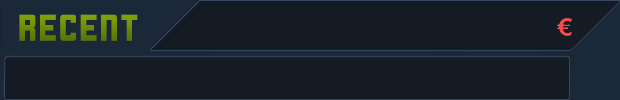
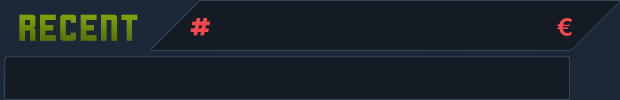
The second 620x100 image is a revision of the first. Changes to its layers:
showed "Layer 2" over left=190, top=18, right=210, bottom=36
painted on "Layer 3" over left=190, top=18, right=210, bottom=36
removed layer "Layer 1" over left=190, top=18, right=210, bottom=36
